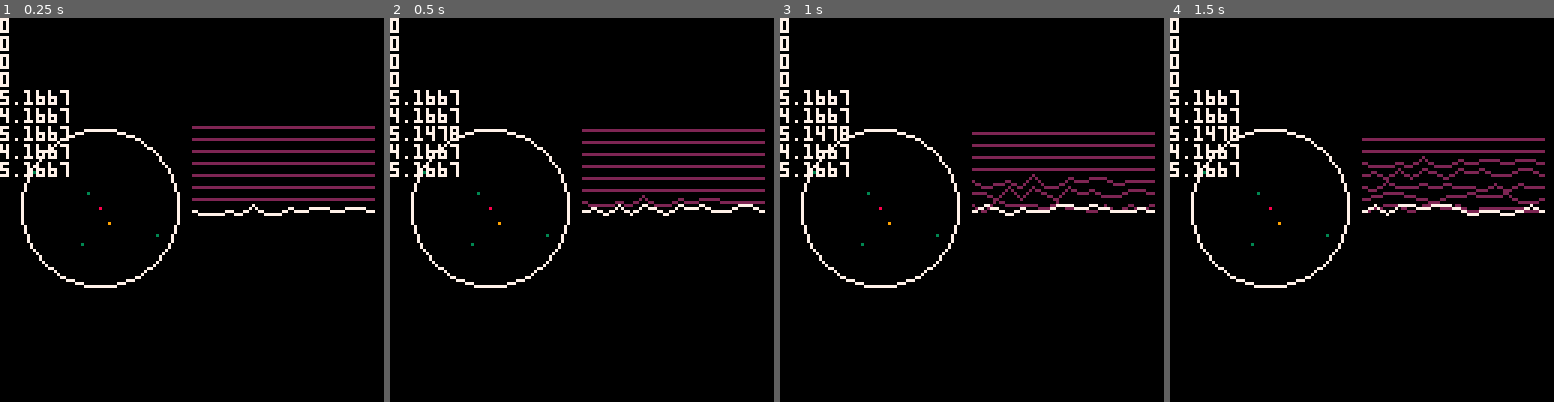
Above: before the commit, frames 1-4 (left to right).
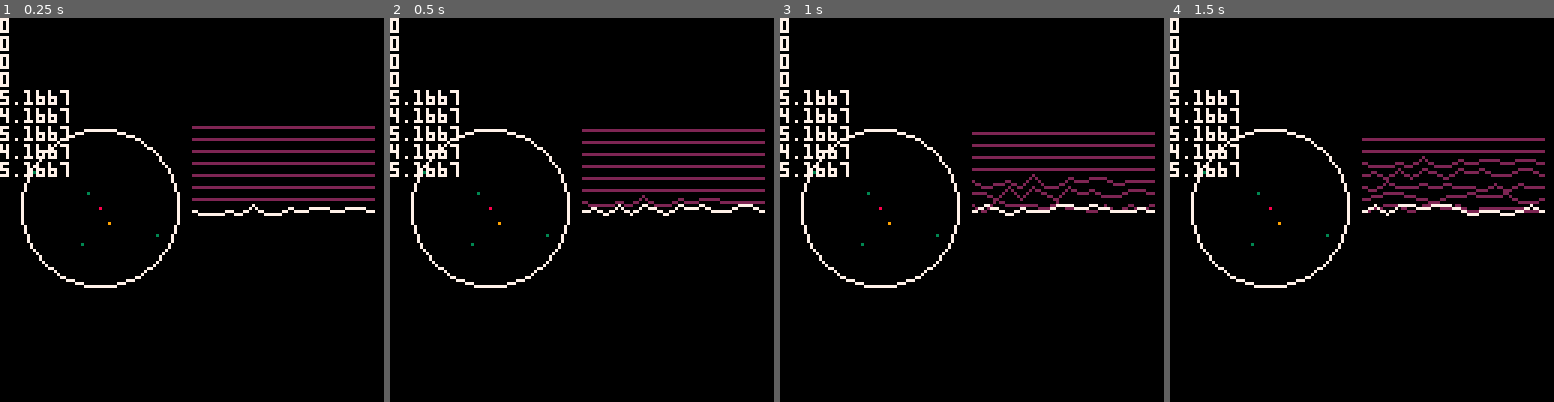
Above: after the commit, the same moments.

Repository: GerodruS/scanner8
Game: PICO-8 cartridge game.p8
The game is run twice, just before and just after one commit, with the same random seed, the same clock (stepped at 60 frames per second) and the same inputs.
Inputs:
- Up to frame 1 (0.25 s): no input
- Up to frame 2 (0.5 s): tap X (X key) at 0.33 s
- Up to frame 3 (1 s): no input
- Up to frame 4 (1.5 s): tap X (X key) at 1.07 s

Frame 1 is identical in both runs. In frame 2, 0.1% of the frame differs, in the area x 9-18%, y 28-33%; in frame 3, 0.1%; in frame 4, 0.1%.

Commit message:
Added a fix for collecting

Diff:
--- a/game.p8
+++ b/game.p8
@@ -44,6 +44,7 @@
 
  if btnp(❎) then
   local sp=vcpy(scanner_pos)
+  vflr(sp)
   collect_resources(sp)
  end
 end
@@ -102,7 +104,7 @@
   signal[1]=0
   for i=2,n-1 do
    local ri=flr(i/(n/4))+1
-   local s=resources[ri]*10
+   local s=resources[ri]*5
    s+=noise/2-rnd(noise)
    signal[i]=s
   end
@@ -128,6 +130,8 @@
  end
  pos[2]=y
  draw_signal(signals[1],pos,7)
+
+-- print(stat(1))
 end
 
 function draw_signal(signal,pos,clr)
@@ -190,7 +194,8 @@
  local max_r=planet_radius/4
  srand(0)
 	for i=1,5 do
-	 local p={flr(rnd(d))-r,flr(rnd(d))-r}
+	 local p={rnd(d)-r,rnd(d)-r}
+	 vflr(p)
 	 local dist=vdist(p,{0,0})
   if r<dist then
    vnorm(p)
